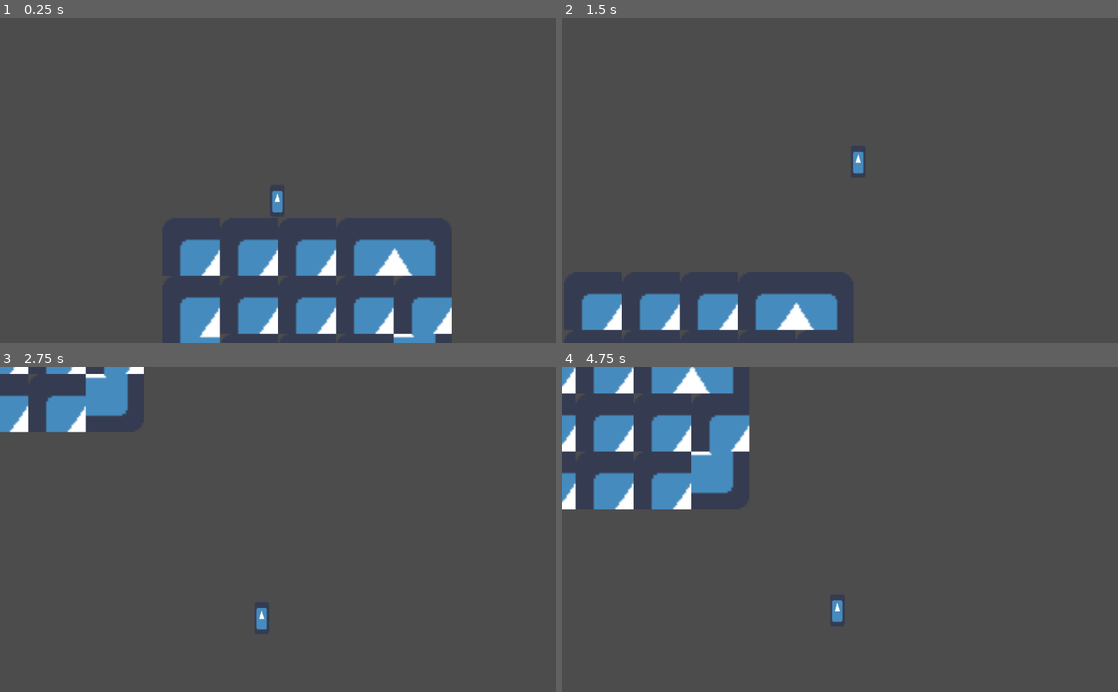
Above: before the commit, frames 1-4 (two rows, left to right).
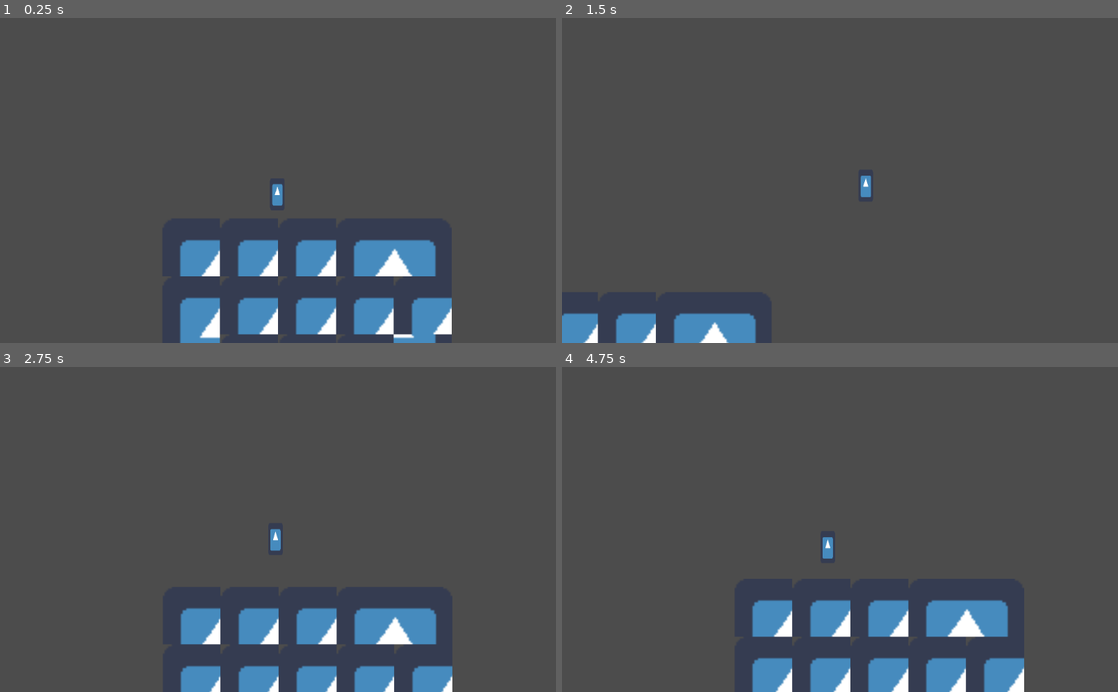
Above: after the commit, the same moments.

Repository: aridai-shi/gmtk2020
Game: Godot game, scene res://Game.tscn
Two runs of this game, one before a commit and one after it. Both use one fixed random seed, a clock stepped at 60 frames per second and the inputs below. The project has no main scene, so this scene is started directly. The engine's default icon, where the game draws it, is replaced by a stand-in: a white triangle on a blue panel in a dark square. Sound files missing from this copy of the repository are replaced by a short silence.
Inputs:
- Up to frame 1 (0.25 s): no input
- Up to frame 2 (1.5 s): hold Right (ui_right) from 0.53 s (still down)
- Up to frame 3 (2.75 s): release Right (ui_right) at 2.03 s; hold Left (ui_left) from 2.03 s (still down)
- Up to frame 4 (4.75 s): release Left (ui_left) at 2.78 s; hold Right (ui_right) 2.78-4.28 s; hold Left (ui_left) from 4.28 s (still down)

The runs differ from the first frame. In frame 1, 0.7% of the frame differs, in the area x 32-82%, y 51-99%; in frame 2, 5.7%; in frame 3, 9.9%; in frame 4, 16%, in the area x 0-84%, y 0-100%.

Commit message:
Updated Player

Diff:
--- a/BeatPlayer.gd
+++ b/BeatPlayer.gd
@@ -1,20 +1,24 @@
 extends AudioStreamPlayer
-
 const COMPENSATE_FRAMES = 2
 const COMPENSATE_HZ = 60.0
-var BPM = 30
+export (int) var BPM
 const BARS = 4
 var time = 0.0
 func _physics_process(delta):
 	time = get_playback_position() + AudioServer.get_time_since_last_mix() - AudioServer.get_output_latency() + (1 / COMPENSATE_HZ) * COMPENSATE_FRAMES
+
+func Beat():
+	var beaty = time * BPM / 60
+	if beaty - floor(beaty) <= 0.2:
+		return true
+	else:
+		return false
+
+func _ready():
+	if stream == null:
+		print ("ERROR: Forgot to add a song to the level, ya dingus.")
+		return
+	if BPM == null:
+		print ("ERROR: Forgot to set BPM, ya dunce. Setting to 60.")
 	if !playing:
 		return
-
-func Beat():
-	var beaty =time * BPM / 60
-	if beaty - floor(beaty) <= 0.2:
-		return true;
-	else:
-		return false;
-func _ready():
-	pass
--- a/BeatPlayer.tscn
+++ b/BeatPlayer.tscn
@@ -1,9 +1,7 @@
-[gd_scene load_steps=3 format=2]
+[gd_scene load_steps=2 format=2]
 
 [ext_resource path="res://BeatPlayer.gd" type="Script" id=1]
-[ext_resource path="res://watchstep.ogg" type="AudioStream" id=2]
 
 [node name="BeatPlayer" type="AudioStreamPlayer"]
-stream = ExtResource( 2 )
 autoplay = true
 script = ExtResource( 1 )
--- a/Game.tscn
+++ b/Game.tscn
@@ -1,8 +1,9 @@
-[gd_scene load_steps=9 format=2]
+[gd_scene load_steps=10 format=2]
 
 [ext_resource path="res://Player/Player.tscn" type="PackedScene" id=1]
 [ext_resource path="res://icon.png" type="Texture" id=2]
 [ext_resource path="res://BeatPlayer.tscn" type="PackedScene" id=3]
+[ext_resource path="res://watchstep.ogg" type="AudioStream" id=4]
 
 [sub_resource type="ConvexPolygonShape2D" id=1]
 points = PoolVector2Array( 0, 0, 32, 0, 32, 32, 0, 32 )
@@ -69,6 +70,7 @@
 [node name="Game" type="Node"]
 
 [node name="BeatPlayer" parent="." instance=ExtResource( 3 )]
+stream = ExtResource( 4 )
 
 [node name="Player" parent="." instance=ExtResource( 1 )]
 position = Vector2( 0, 1 )
--- a/Player/Player.gd
+++ b/Player/Player.gd
@@ -1,11 +1,11 @@
 extends KinematicBody2D
 
-export (int) var run_speed = 125
-export (int) var jump_speed = -290
-export (int) var gravity = 610
+export (int) var run_speed = 175
+export (int) var jump_speed = -240
+export (int) var gravity = 650
 export (bool) var controllable = true
-export (float) var h_frict_damp = 0.3
-export (float) var accel = 0.05
+export (float) var h_frict_damp = 0.2
+export (float) var accel = 0.075
 var velocity = Vector2()
 var jumping = false
 
Not shown, changed: Crypt of the Necrodancer OST - Watch Your Step (Training).wav
Not shown, changed: watchstep.ogg
